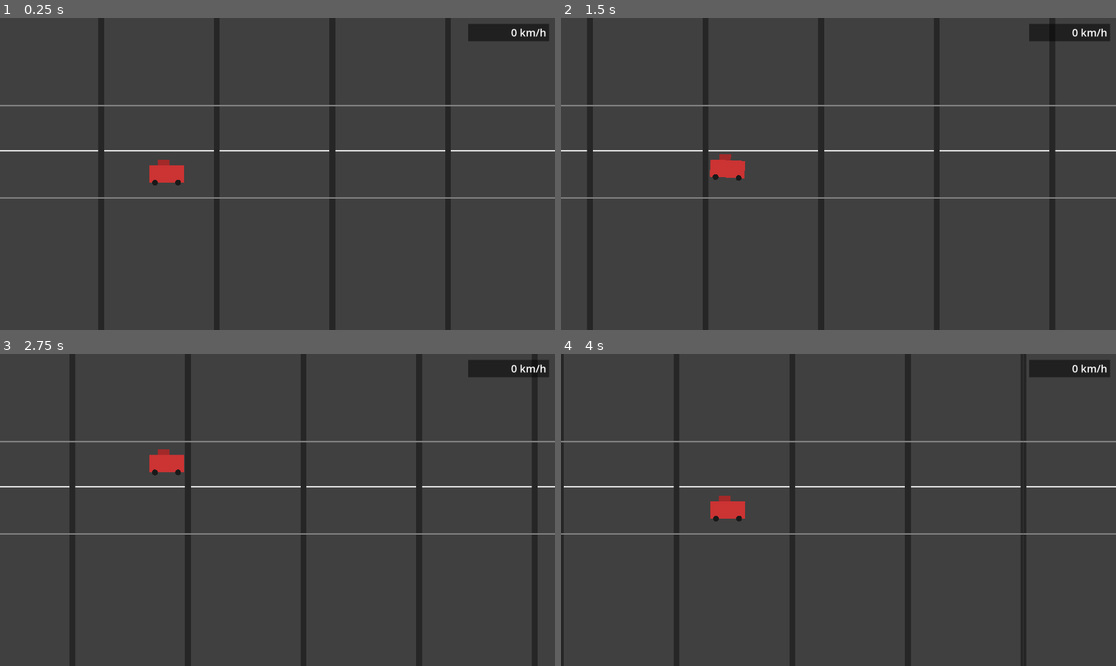
Above: before the commit, frames 1-4 (two rows, left to right).
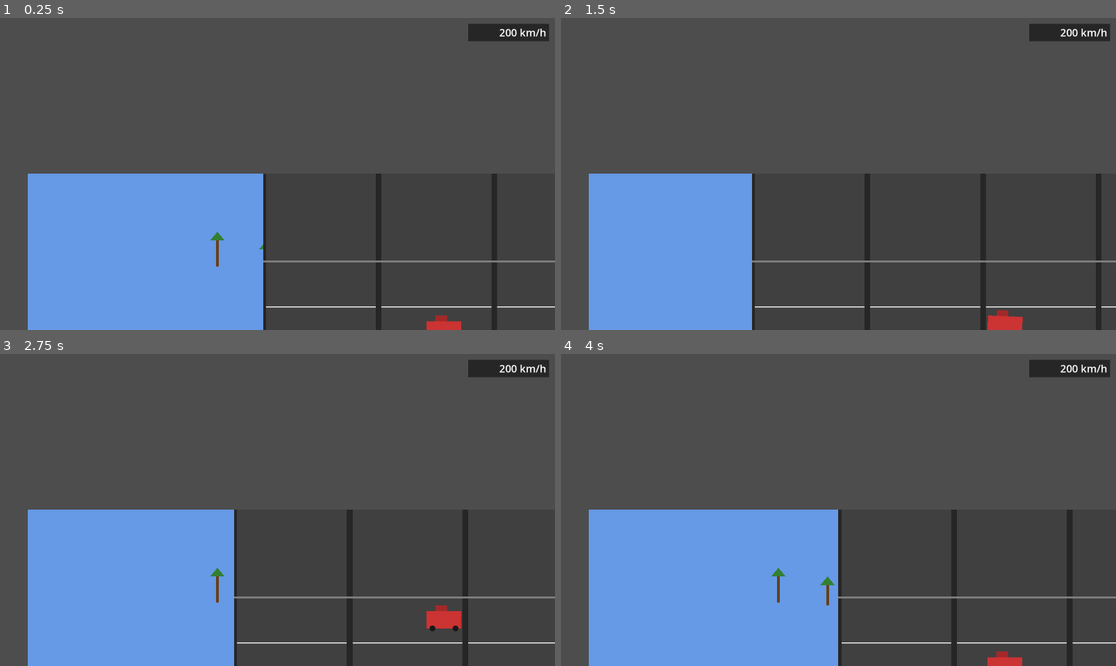
Above: after the commit, the same moments.

Repository: sebasgm80/sebasgm80
Game: Godot game, scene res://scenes/main.tscn
Two runs of this game, one before a commit and one after it. Both use one fixed random seed, a clock stepped at 60 frames per second and the inputs below.
Inputs:
- Up to frame 1 (0.25 s): no input
- Up to frame 2 (1.5 s): hold W (move_up) 0.53-1.28 s; hold S (move_down) from 1.28 s (still down)
- Up to frame 3 (2.75 s): release S (move_down) at 2.03 s; hold W (move_up) from 2.03 s (still down)
- Up to frame 4 (4 s): release W (move_up) at 3.53 s; hold S (move_down) from 3.53 s (still down)

The runs differ from the first frame. In frame 1, 28% of the frame differs, in the area x 0-100%, y 0-100%; in frame 2, 23%; in frame 3, 26%; in frame 4, 29%.
Error before the commit: Assertion failed: ParallaxBg node not found (res://scripts/main.gd:13)
Error after the commit: Stack overflow. Check for infinite recursion in your script. (res://scripts/road/road_segment.gd:49)

Commit message:
fix: resolve TSCN parse errors and embed parallax directly in main
- Embed ParallaxBackground with layers directly in main.tscn (no packed scene)
- Move Camera2D out of ParallaxBackground to main.tscn root level
- Add format=3 to car.tscn header
- Fix Color values: add explicit alpha channel (r,g,b,a)
- Remove load_steps (Godot 4 auto-calculates)
- Rename  to  to avoid class name clash
- Add debug asserts for all 4 node references

Diff:
--- a/horizonte-infinito/scenes/car/car.tscn
+++ b/horizonte-infinito/scenes/car/car.tscn
@@ -1,4 +1,4 @@
-[gd_scene load_steps=2]
+[gd_scene format=3]
 
 [ext_resource path="res://scripts/car/car_controller.gd" type="Script" id="1"]
 
--- a/horizonte-infinito/scenes/main.tscn
+++ b/horizonte-infinito/scenes/main.tscn
@@ -1,21 +1,59 @@
-[gd_scene load_steps=6 format=3]
+[gd_scene format=3]
 
 [ext_resource path="res://scripts/main.gd" type="Script" id="1"]
-[ext_resource path="res://scenes/world/parallax_background.tscn" type="PackedScene" id="2"]
-[ext_resource path="res://scenes/road/road_spawner.tscn" type="PackedScene" id="3"]
-[ext_resource path="res://scenes/car/car.tscn" type="PackedScene" id="4"]
-[ext_resource path="res://scenes/ui/hud.tscn" type="PackedScene" id="5"]
+[ext_resource path="res://scripts/world/parallax_scroller.gd" type="Script" id="2"]
+[ext_resource path="res://scripts/world/mountain_drawer.gd" type="Script" id="3"]
+[ext_resource path="res://scripts/world/tree_drawer.gd" type="Script" id="4"]
+[ext_resource path="res://scripts/world/guardrail_drawer.gd" type="Script" id="5"]
+[ext_resource path="res://scenes/road/road_spawner.tscn" type="PackedScene" id="6"]
+[ext_resource path="res://scenes/car/car.tscn" type="PackedScene" id="7"]
+[ext_resource path="res://scenes/ui/hud.tscn" type="PackedScene" id="8"]
 
 [node name="Main" type="Node2D"]
 script = ExtResource("1")
 
-[node name="ParallaxBg" parent="." instance=ExtResource("2")]
-z_index = 0
+[node name="ParallaxBg" type="ParallaxBackground" parent="."]
+scroll_scale = Vector2(1, 0)
+script = ExtResource("2")
 
-[node name="RoadSpawner" parent="." instance=ExtResource("3")]
+[node name="SkyLayer" type="ParallaxLayer" parent="ParallaxBg"]
+motion_scale = Vector2(0.1, 1)
+mirroring = Vector2(1920, 0)
+
+[node name="SkyColorRect" type="ColorRect" parent="ParallaxBg/SkyLayer"]
+offset_right = 1920.0
+offset_bottom = 1080.0
+color = Color(0.4, 0.6, 0.9, 1)
+
+[node name="MountainsLayer" type="ParallaxLayer" parent="ParallaxBg"]
+motion_scale = Vector2(0.3, 1)
+mirroring = Vector2(1920, 0)
+
+[node name="MountainDrawer" type="Node2D" parent="ParallaxBg/MountainsLayer"]
+script = ExtResource("3")
+
+[node name="TreesLayer" type="ParallaxLayer" parent="ParallaxBg"]
+motion_scale = Vector2(0.7, 1)
+mirroring = Vector2(1920, 0)
+
+[node name="TreeDrawer" type="Node2D" parent="ParallaxBg/TreesLayer"]
+script = ExtResource("4")
+
+[node name="GuardrailLayer" type="ParallaxLayer" parent="ParallaxBg"]
+motion_scale = Vector2(1, 1)
+mirroring = Vector2(400, 0)
+
+[node name="GuardrailDrawer" type="Node2D" parent="ParallaxBg/GuardrailLayer"]
+script = ExtResource("5")
+
+[node name="Camera2D" type="Camera2D" parent="."]
+current = true
+position_smoothing_enabled = false
+
+[node name="RoadSpawner" parent="." instance=ExtResource("6")]
 z_index = 1
 
-[node name="Car" parent="." instance=ExtResource("4")]
+[node name="Car" parent="." instance=ExtResource("7")]
 z_index = 2
 
-[node name="HUD" parent="." instance=ExtResource("5")]
+[node name="HUD" parent="." instance=ExtResource("8")]
--- a/horizonte-infinito/scenes/world/parallax_background.tscn
+++ b/horizonte-infinito/scenes/world/parallax_background.tscn
@@ -1,4 +1,4 @@
-[gd_scene load_steps=5]
+[gd_scene load_steps=5 format=3]
 
 [ext_resource type="Script" path="res://scripts/world/parallax_scroller.gd" id="1"]
 [ext_resource type="Script" path="res://scripts/world/mountain_drawer.gd" id="2"]
@@ -17,7 +17,7 @@
 offset_top = 0.0
 offset_right = 1920.0
 offset_bottom = 1080.0
-color = Color(0.4, 0.6, 0.9)
+color = Color(0.4, 0.6, 0.9, 1)
 
 [node name="MountainsLayer" type="ParallaxLayer" parent="."]
 motion_scale = Vector2(0.3, 1)
